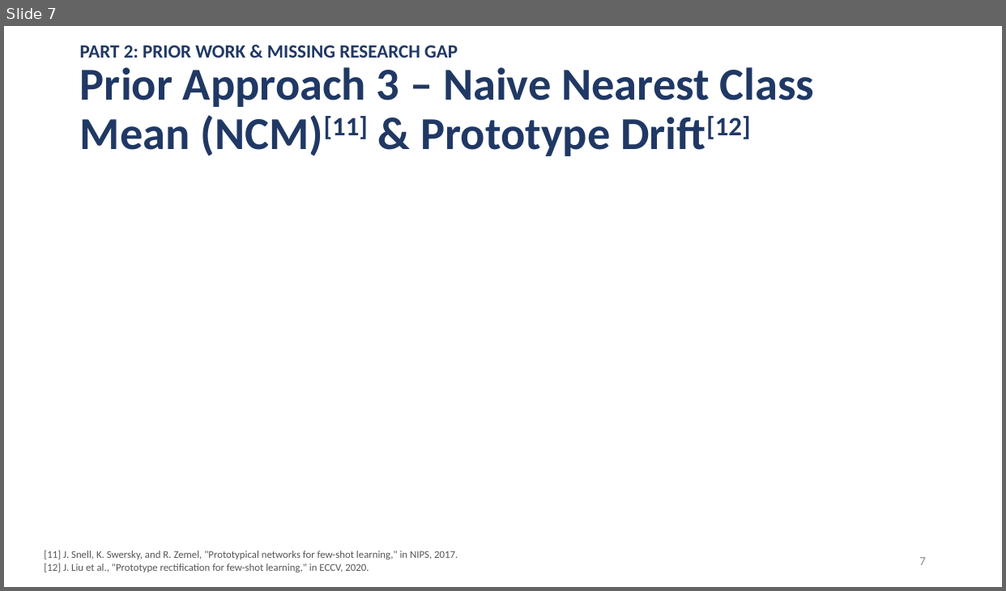
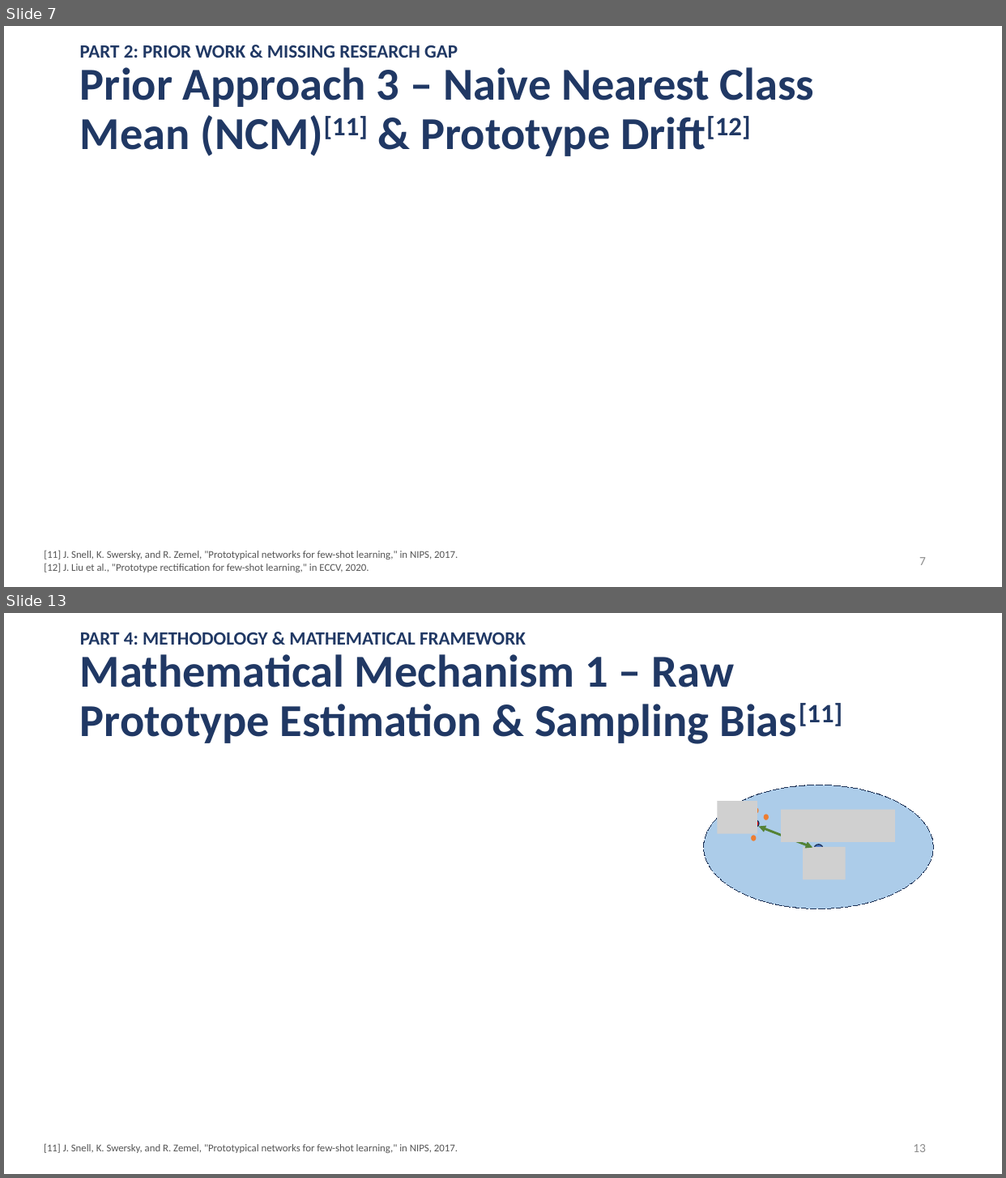
Before and after one commit to famevease/Intro2ML_Adopt-ML-paper, a slide deck: slides/presentation_v1.pptx. Shown one above the other, each under a label of ours: slide 7 before the commit, slides 7 and 13 after it; the slides between them are not shown. The pictures are 1006x591 and 1006x1178 pixels, drawn with LibreOffice and Linux fonts; fonts in the diff are those of the drawing; grey boxes stand for pictures. Boxes give left, top, right and bottom in pixels: in the first picture for what was removed or moved away, otherwise in the second. Text is boxed around its words. In the diff, an @@ line names an element or a change of style, - is before the commit and + after.

Commit message:
feat: add slide 11-13 and refine pipeline diagram

```diff
--- a/slides/presentation_v1.pptx
+++ b/slides/presentation_v1.pptx
@@ slide 13 added at bbox=[4, 613, 1002, 1174], background #FFFFFF @@
@@ text added at bbox=[80, 632, 526, 645], 18 pt, text #203864, bold @@
+PART 4: METHODOLOGY & MATHEMATICAL FRAMEWORK
@@ title added at bbox=[80, 654, 842, 744], 44 pt, text #203864, bold @@
+Mathematical Mechanism 1 – Raw Prototype Estimation & Sampling Bias[11]
@@ ellipse added at bbox=[704, 786, 934, 909], fill #5B9BD5 at 50% opacity, outline #1E3256 0.75 pt dashed @@
@@ picture added at bbox=[718, 801, 758, 834] @@
@@ ellipse added at bbox=[735, 827, 740, 833], fill #ED7D31 @@
@@ ellipse added at bbox=[750, 820, 759, 827], fill #FF0000, outline #1E3256 1 pt @@
@@ ellipse added at bbox=[753, 807, 759, 814], fill #ED7D31 @@
@@ double arrow added from (759, 826) to (812, 847), #548235 2.25 pt @@
@@ ellipse added at bbox=[764, 815, 769, 820], fill #ED7D31 @@
@@ picture added at bbox=[781, 809, 895, 842] @@
@@ ellipse added at bbox=[751, 835, 756, 841], fill #ED7D31 @@
@@ picture added at bbox=[803, 847, 846, 880] @@
@@ ellipse added at bbox=[814, 845, 822, 852], fill #4472C4, outline #1E3256 1 pt @@
@@ text added at bbox=[44, 1144, 458, 1153], 10 pt, text #555555 @@
+[11] J. Snell, K. Swersky, and R. Zemel, "Prototypical networks for few-shot learning," in NIPS, 2017.
@@ page number added at bbox=[913, 1144, 926, 1152], 12 pt, text #8C8C8C @@
+13
```
Also in this commit, not shown: 3 slides changed, 3 other slides added, 4 other files.
